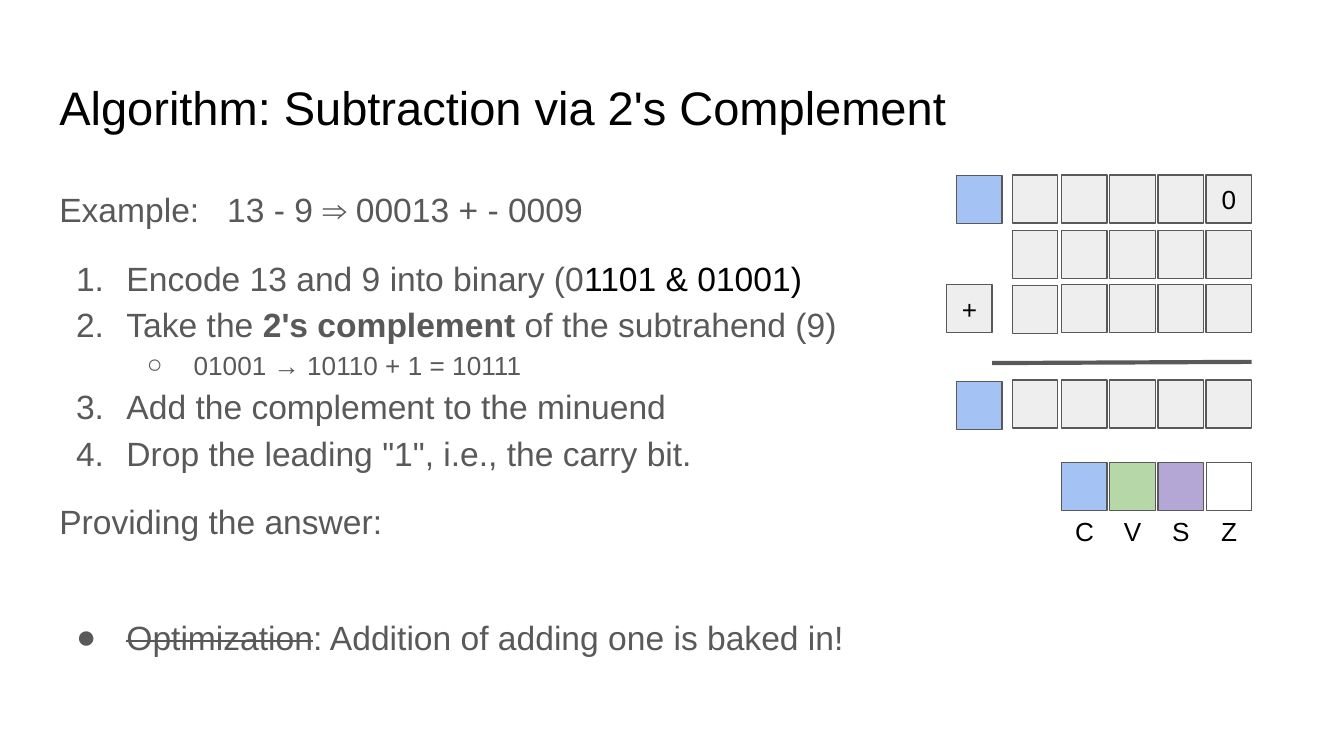
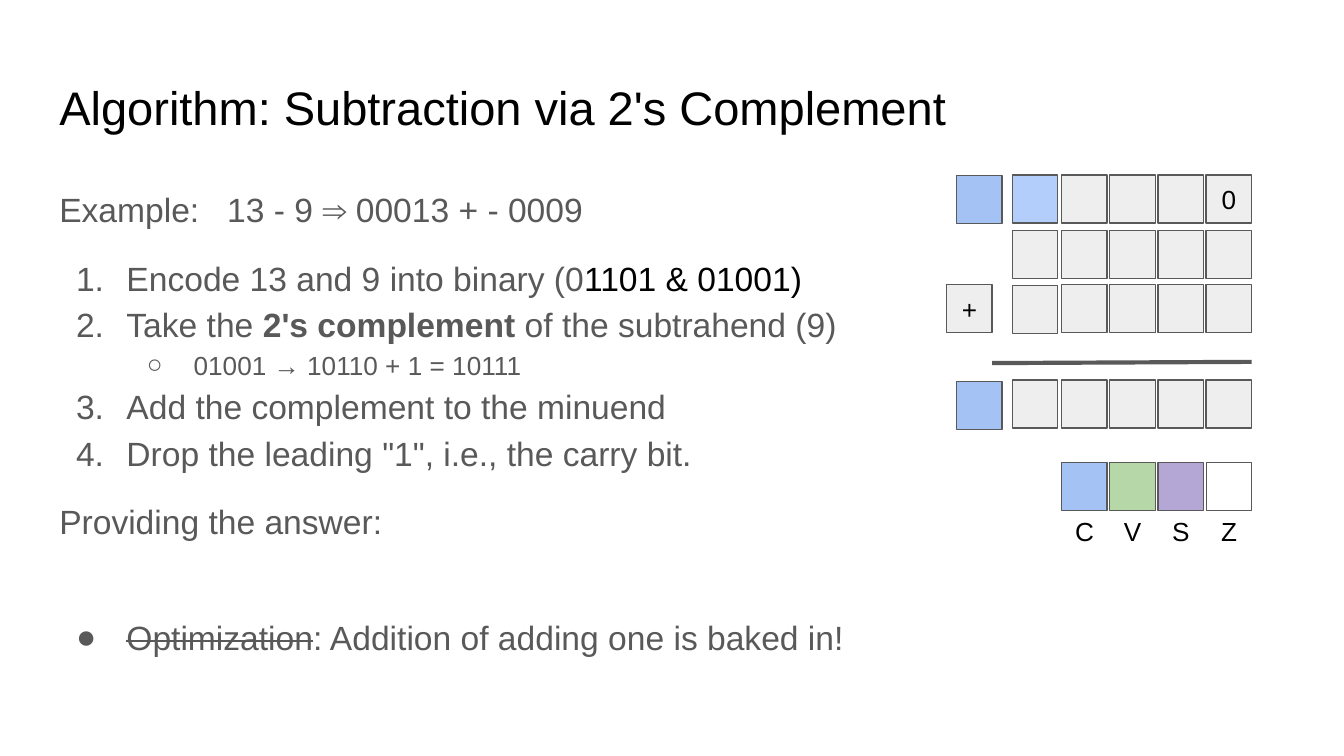
Before and after one commit to sgarcia0206/comp122-f23, a slide deck: slide 15 of format-encodings/slide_presentations/.hidden/base2-encoding-and-mathematical-operations.pptx. Drawn at 1344x756 pixels with LibreOffice and Linux fonts; fonts in the diff are those of the drawing. Boxes give left, top, right and bottom in pixels: in the first picture for what was removed or moved away, otherwise in the second. Text is boxed around its words. In the diff, an @@ line names an element or a change of style, - is before the commit and + after.

```diff
--- a/format-encodings/slide_presentations/.hidden/base2-encoding-and-mathematical-operations.pptx
+++ b/format-encodings/slide_presentations/.hidden/base2-encoding-and-mathematical-operations.pptx
@@ rectangle at (x1=1012, y1=175, x2=1058, y2=223): fill #EEEEEE to #B3CEFB @@
```
Also in this commit, not shown: 7 other slides changed, 2 other files.
